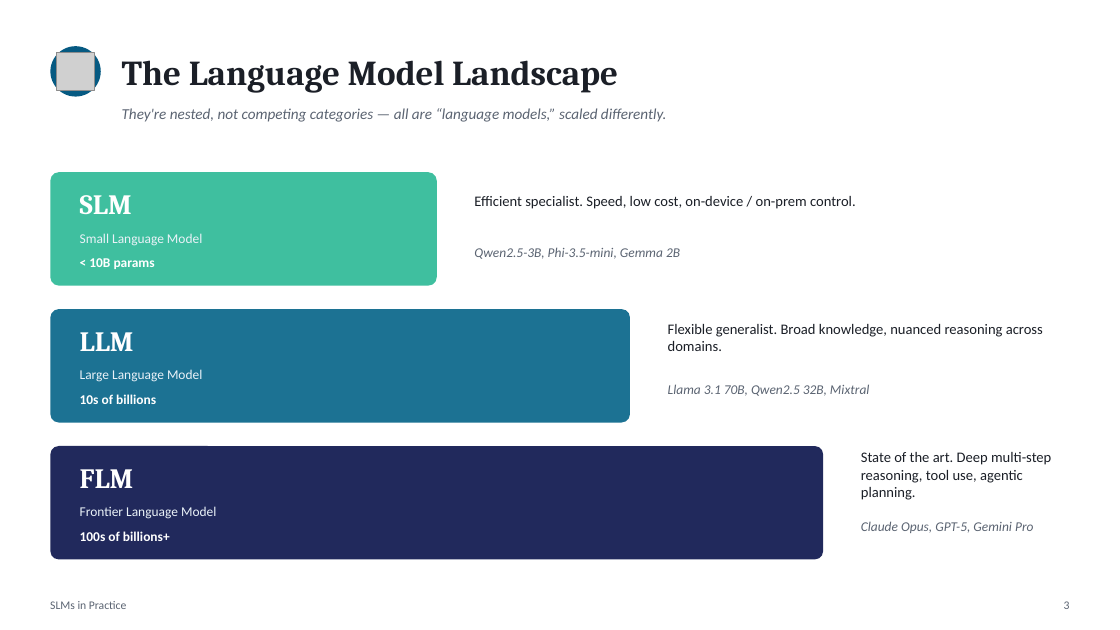
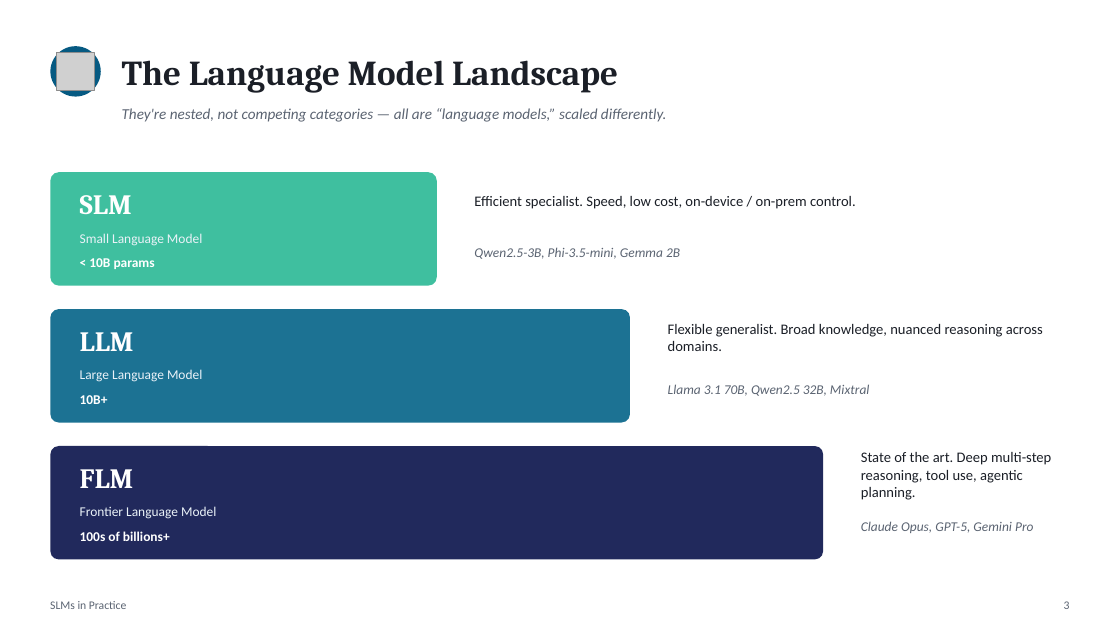
Before and after one commit to JanOfOlympus/slm-gmail, a slide deck: slide 3 of slm.pptx. Drawn at 1120x630 pixels with LibreOffice and Linux fonts; fonts in the diff are those of the drawing; grey boxes stand for pictures. Boxes give left, top, right and bottom in pixels: in the first picture for what was removed or moved away, otherwise in the second. Text is boxed around its words. In the diff, an @@ line names an element or a change of style, - is before the commit and + after.

Commit message:
add slm slide

```diff
--- a/slm.pptx
+++ b/slm.pptx
@@ text at [80,395,108,404]: text changed @@
-10s of billions
+10B+
```
Also in this commit, not shown: 1 slide added, 1 other file.
